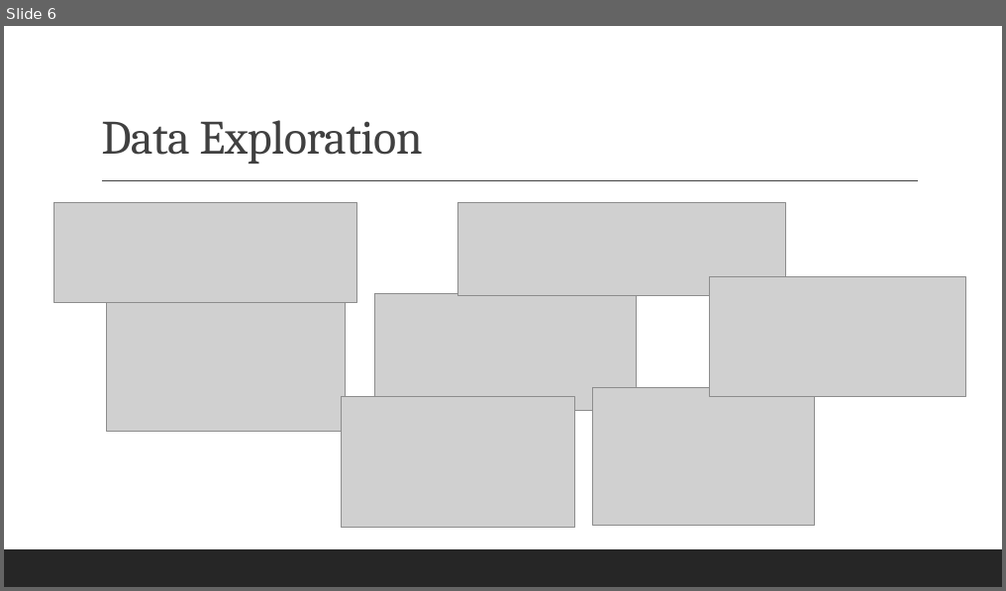
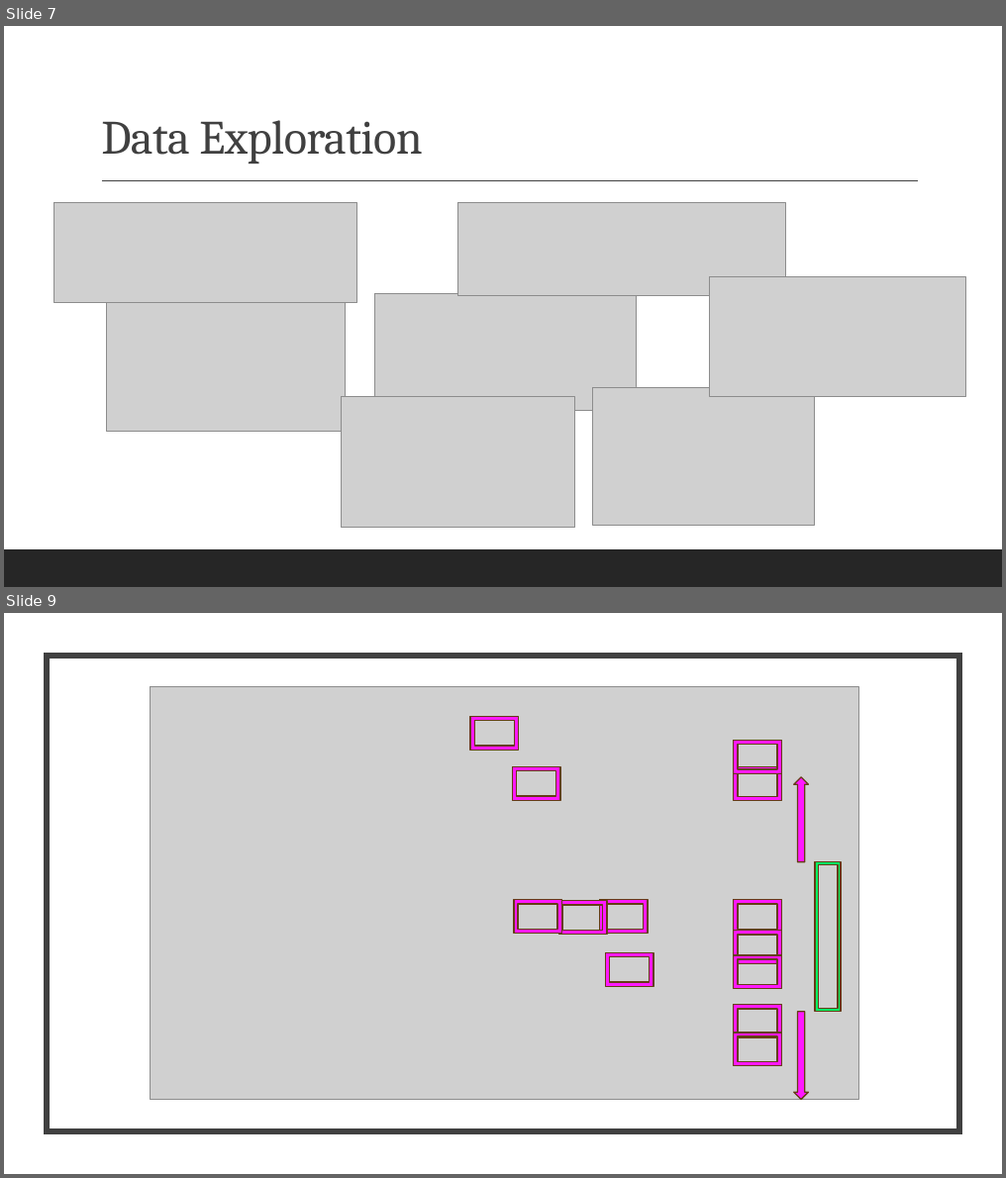
Before and after one commit to SandraBotica/ML_Project_4, a slide deck: Heart Disease Analysis and Predictions.pptx. Shown one above the other, each under a label of ours: slide 6 before the commit, slides 7 and 9 after it; the slides between them are not shown. The pictures are 1006x591 and 1006x1178 pixels, drawn with LibreOffice and Linux fonts; fonts in the diff are those of the drawing; grey boxes stand for pictures. Boxes give left, top, right and bottom in pixels: in the first picture for what was removed or moved away, otherwise in the second. Text is boxed around its words. In the diff, an @@ line names an element or a change of style, - is before the commit and + after.

```diff
--- a/Heart Disease Analysis and Predictions.pptx
+++ b/Heart Disease Analysis and Predictions.pptx
@@ slide 9 added at bbox=[4, 613, 1002, 1174], background #FFFFFF @@
@@ rectangle added at bbox=[4, 613, 1002, 1174], fill #FFFFFF @@
@@ rectangle added at bbox=[47, 656, 959, 1132], fill #FFFFFF, outline #404040 5.5 pt @@
@@ picture added at bbox=[150, 687, 858, 1100] @@
@@ frame added at bbox=[470, 716, 519, 750], fill #FF18FF, outline #663D16 1.25 pt @@
@@ frame added at bbox=[734, 741, 782, 774], fill #FF18FF, outline #663D16 1.25 pt @@
@@ frame added at bbox=[512, 767, 560, 801], fill #FF18FF, outline #663D16 1.25 pt @@
@@ frame added at bbox=[734, 767, 782, 801], fill #FF18FF, outline #663D16 1.25 pt @@
@@ up arrow added at bbox=[794, 777, 808, 861], fill #FF18FF, outline #663D16 1.25 pt @@
@@ frame added at bbox=[816, 862, 841, 1012], fill #00FF64, outline #663D16 1.25 pt @@
@@ frame added at bbox=[514, 900, 561, 934], fill #FF18FF, outline #663D16 1.25 pt @@
@@ frame added at bbox=[558, 901, 607, 935], fill #FF18FF, outline #663D16 1.25 pt @@
@@ frame added at bbox=[600, 900, 648, 934], fill #FF18FF, outline #663D16 1.25 pt @@
@@ frame added at bbox=[734, 900, 782, 934], fill #FF18FF, outline #663D16 1.25 pt @@
@@ frame added at bbox=[734, 931, 782, 964], fill #FF18FF, outline #663D16 1.25 pt @@
@@ frame added at bbox=[605, 953, 653, 986], fill #FF18FF, outline #663D16 1.25 pt @@
@@ frame added at bbox=[734, 956, 782, 989], fill #FF18FF, outline #663D16 1.25 pt @@
@@ frame added at bbox=[734, 1004, 782, 1039], fill #FF18FF, outline #663D16 1.25 pt @@
@@ down arrow added at bbox=[794, 1012, 808, 1100], fill #FF18FF, outline #663D16 1.25 pt @@
@@ frame added at bbox=[734, 1033, 782, 1066], fill #FF18FF, outline #663D16 1.25 pt @@
@@ rectangle added at bbox=[4, 1137, 1002, 1174], fill #262626 @@
@@ what was slide 6 is now slide 7 @@
```
Also in this commit, not shown: 3 slides changed, 5 other slides added, 2 slides removed, 4 other files.
